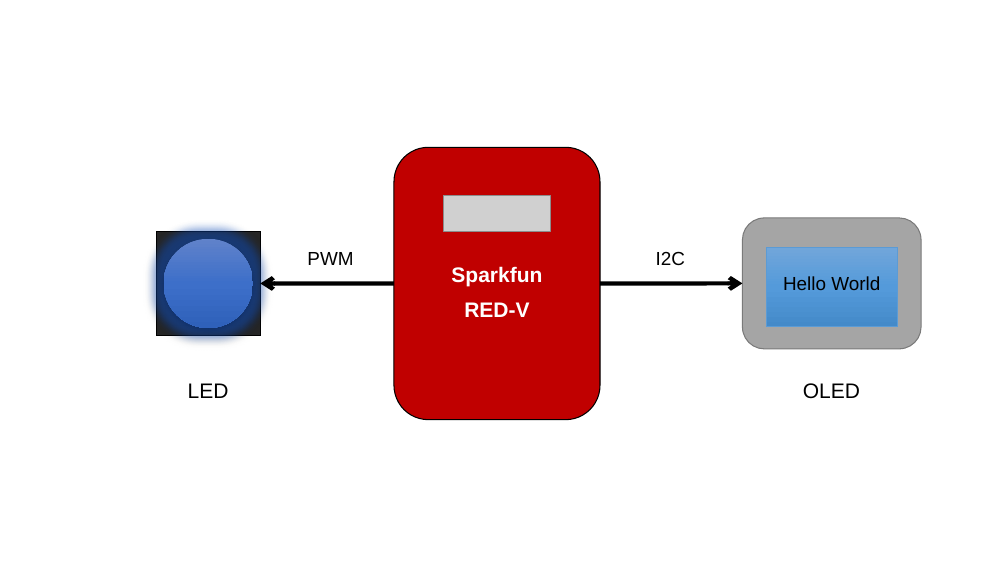
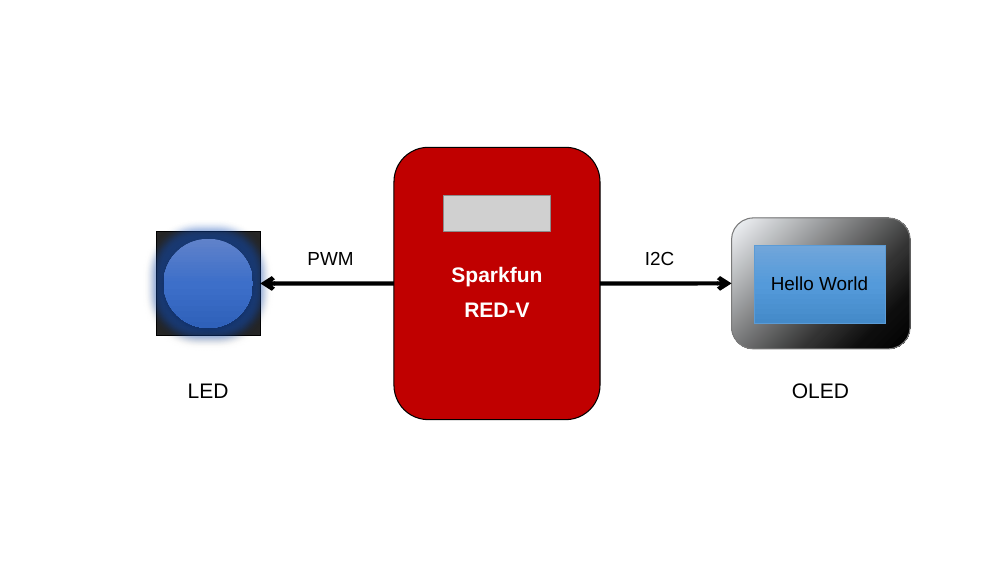
Before and after one commit to luhuadong/RED-V, a slide deck: slide 6 of docs/Funpack第二期演示文稿.pptx. Drawn at 1008x567 pixels with LibreOffice and Linux fonts; fonts in the diff are those of the drawing; grey boxes stand for pictures. Boxes give left, top, right and bottom in pixels: in the first picture for what was removed or moved away, otherwise in the second. Text is boxed around its words. In the diff, an @@ line names an element or a change of style, - is before the commit and + after.

```diff
--- a/docs/Funpack第二期演示文稿.pptx
+++ b/docs/Funpack第二期演示文稿.pptx
@@ 3 texts, 1 rounded rectangle: place and size @@
-3 texts, 1 rounded rectangle at <box>656,218,921,399</box>
+3 texts, 1 rounded rectangle at <box>645,218,910,399</box>
@@ rounded rectangle at <box>732,218,910,349</box>: fill #A5A5A5 to gradient #323232 to #F7FAFD to #0D0D0D to #000000 @@
@@ rectangle: place and size @@
-rectangle at <box>766,248,898,327</box>
+rectangle at <box>754,245,885,324</box>
@@ arrow moved from (600, 284) - (743, 284) to (600, 284) - (732, 284) @@
```
Also in this commit, not shown: 1 other slide changed, 4 other files.
